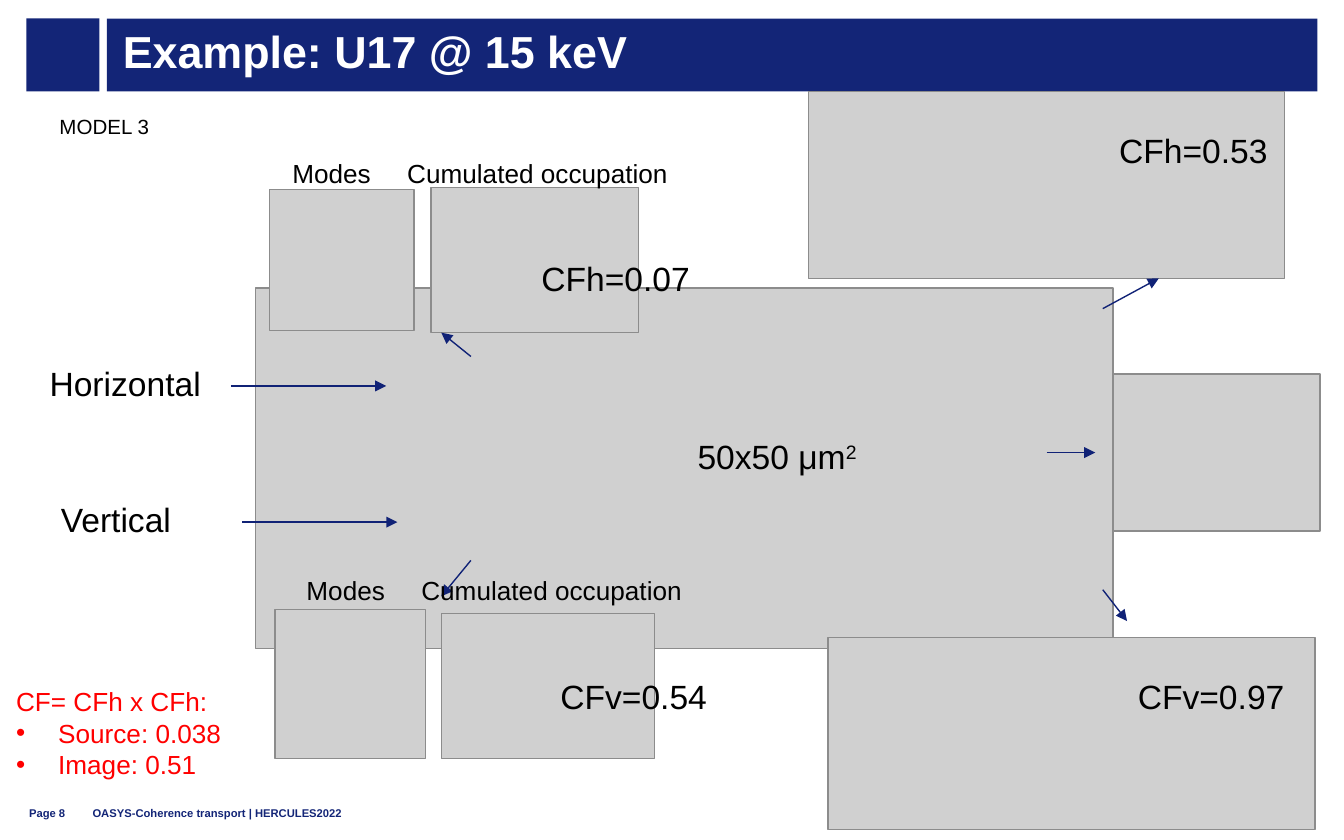
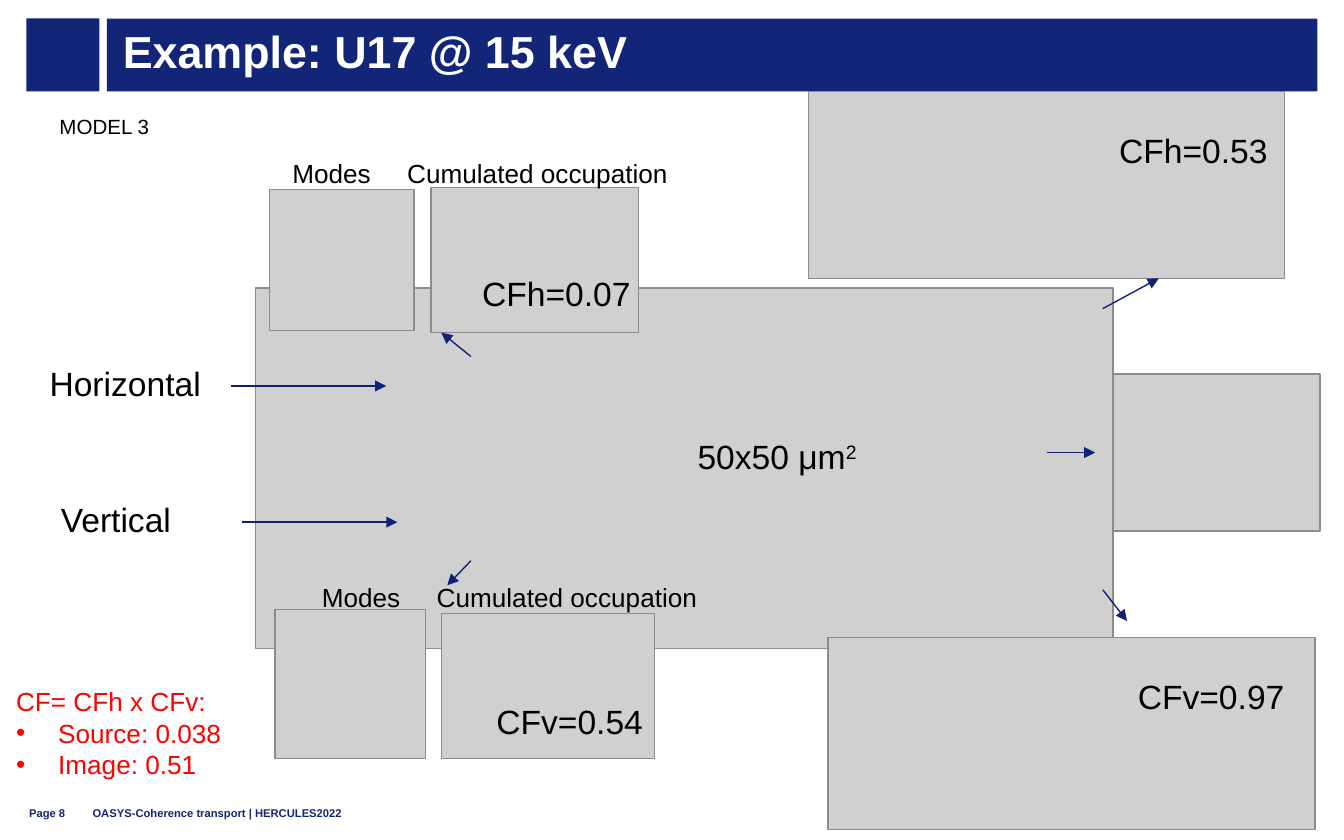
Before and after one commit to oasys-esrf-kit/oasys_hercules, a slide deck: slide 8 of 2022/hercules2022_D_coherence_transport.pptx. Drawn at 1344x840 pixels with LibreOffice and Linux fonts; fonts in the diff are those of the drawing; grey boxes stand for pictures; background and template pictures are left out. Boxes give left, top, right and bottom in pixels: in the first picture for what was removed or moved away, otherwise in the second. Text is boxed around its words. In the diff, an @@ line names an element or a change of style, - is before the commit and + after.

Commit message:
Small_corrections_on_pag.7_and_pag.8 (CFh_by_CFv)

```diff
--- a/2022/hercules2022_D_coherence_transport.pptx
+++ b/2022/hercules2022_D_coherence_transport.pptx
@@ text "CFh=0.07" rewrapped from bbox=[541, 264, 689, 297] to bbox=[482, 281, 630, 307] @@
@@ arrow moved from (470, 560) - (441, 597) to (470, 560) - (448, 586) @@
@@ text "Modes Cumulated occupation": place and size @@
-text "Modes Cumulated occupation" at bbox=[306, 579, 682, 606]
+text "Modes Cumulated occupation" at bbox=[322, 588, 697, 613]
@@ text at bbox=[16, 692, 205, 712]: text changed @@
-CF= CFh x CFh:
+CF= CFh x CFv:
@@ text "CFv=0.54" rewrapped from bbox=[560, 682, 706, 715] to bbox=[496, 710, 642, 735] @@
```
Also in this commit, not shown: 1 other slide changed.
